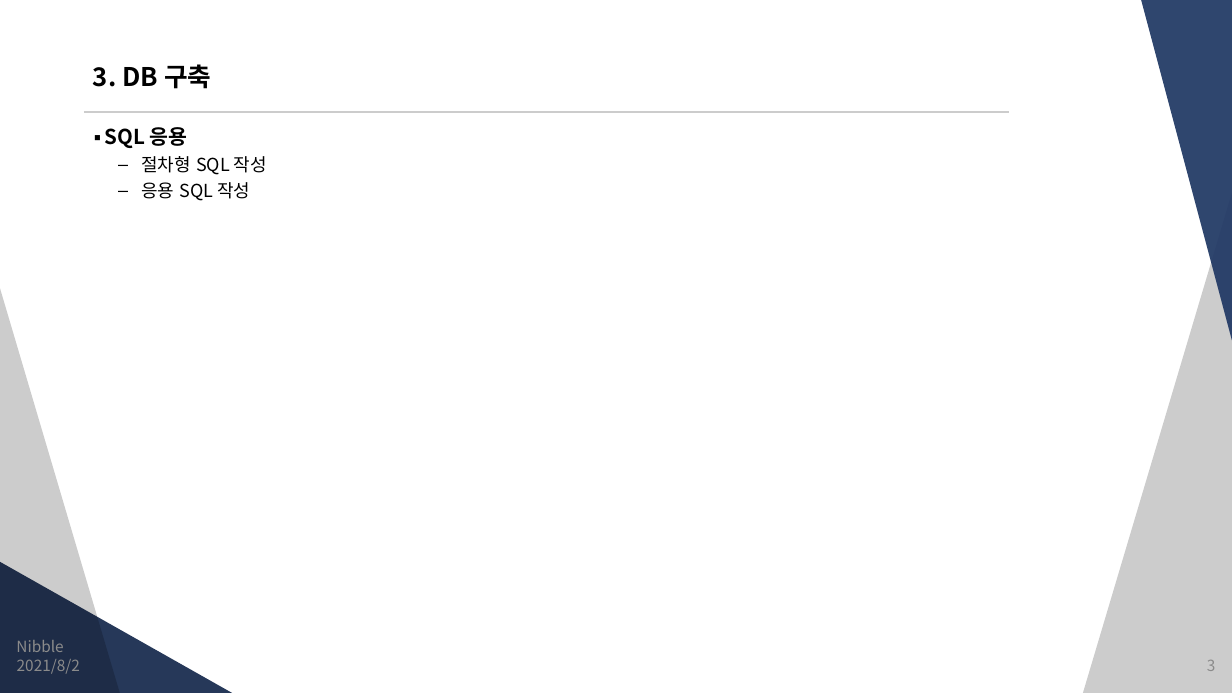
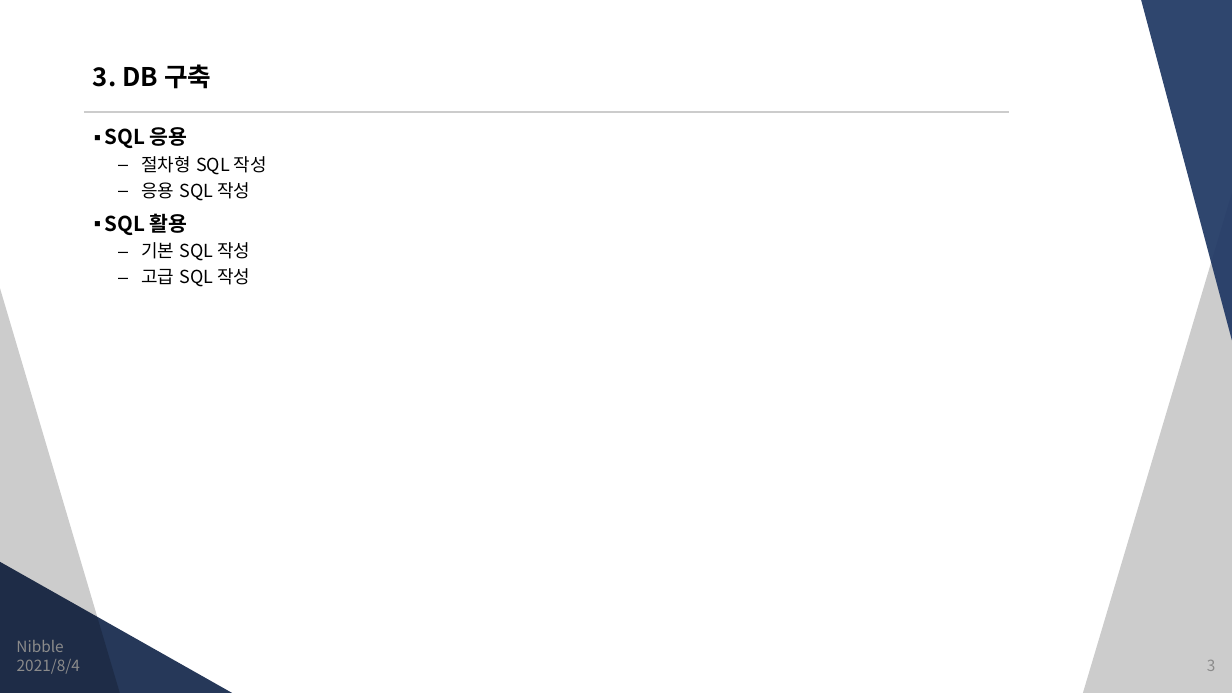
Before and after one commit to JungSangHyeon/2021-TIL, a slide deck: slide 3 of 정보처리기사/3. DB 구축.pptx. Drawn at 1232x693 pixels with LibreOffice and Linux fonts; fonts in the diff are those of the drawing. Boxes give left, top, right and bottom in pixels: in the first picture for what was removed or moved away, otherwise in the second. Text is boxed around its words. In the diff, an @@ line names an element or a change of style, - is before the commit and + after.

```diff
--- a/정보처리기사/3. DB 구축.pptx
+++ b/정보처리기사/3. DB 구축.pptx
@@ text at <box>105,213,250,287</box>: paragraphs added @@
+▪ SQL 활용
+  – 기본 SQL 작성
+  – 고급 SQL 작성
@@ text at <box>17,659,80,674</box>: text changed @@
-2021/8/2
+2021/8/4
```
Also in this commit, not shown: 6 other slides changed, 10 slides added.
